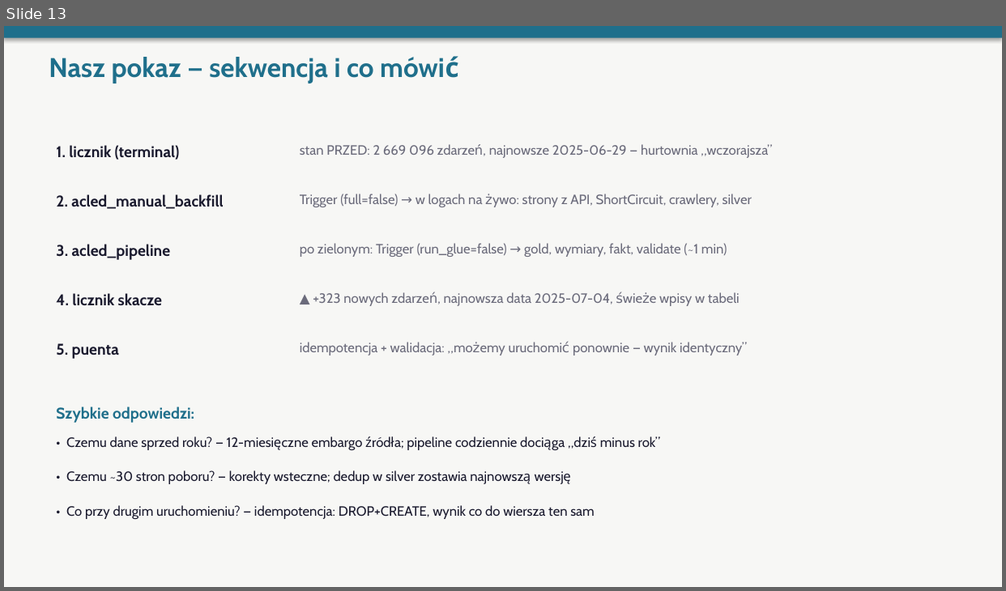
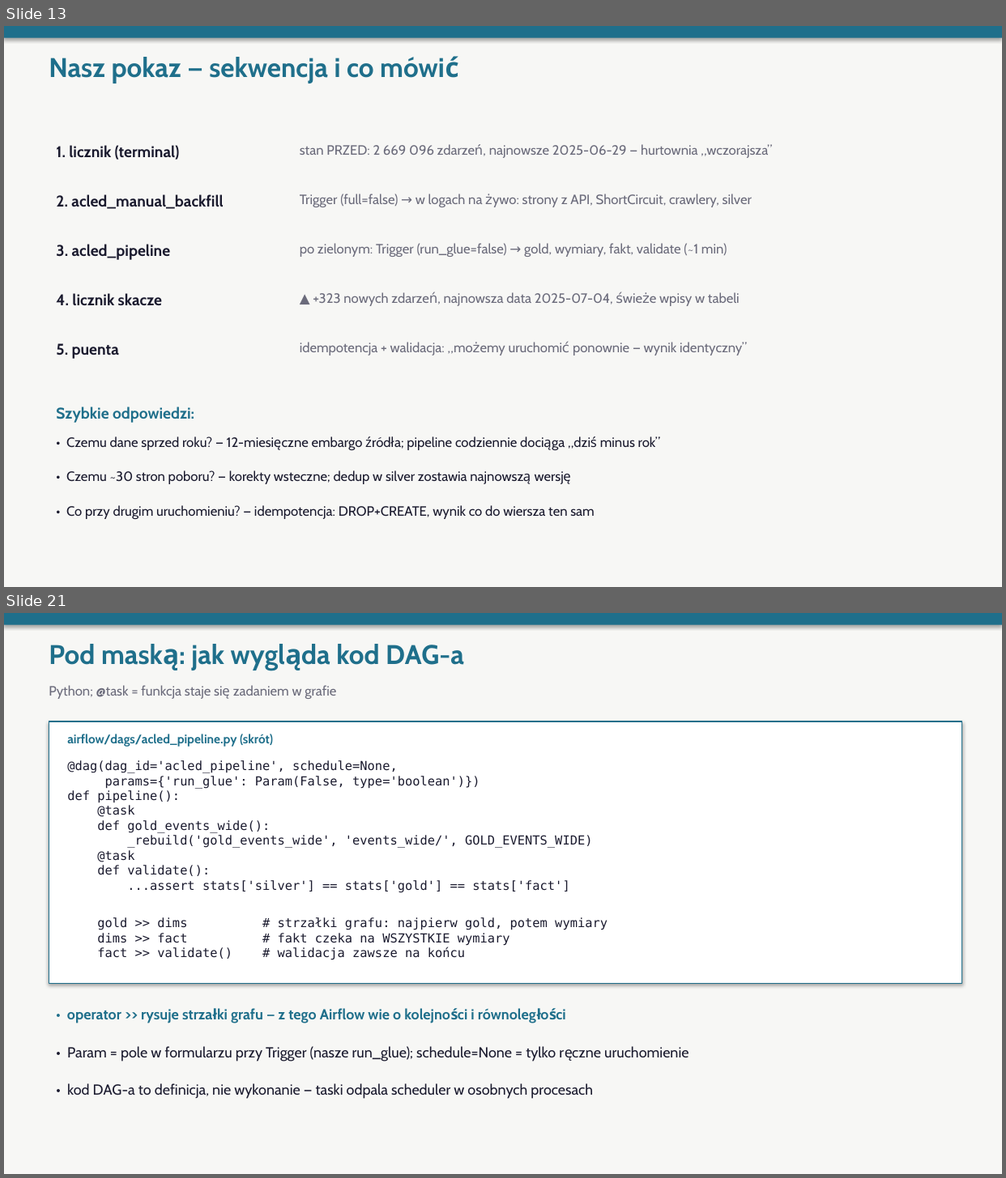
Before and after one commit to oskarfightingthekube/acled-etl-dashboard, a slide deck: docs/prezentacja_etl.pptx. Shown one above the other, each under a label of ours: slide 13 before the commit, slides 13 and 21 after it; the slides between them are not shown. The pictures are 1006x591 and 1006x1178 pixels, drawn with LibreOffice and Linux fonts; fonts in the diff are those of the drawing. Boxes give left, top, right and bottom in pixels: in the first picture for what was removed or moved away, otherwise in the second. Text is boxed around its words. In the diff, an @@ line names an element or a change of style, - is before the commit and + after.

```diff
--- a/docs/prezentacja_etl.pptx
+++ b/docs/prezentacja_etl.pptx
@@ slide 21 added at (x1=4, y1=613, x2=1002, y2=1174), background #F7F7F5 @@
@@ rectangle added at (x1=4, y1=613, x2=1002, y2=625), fill #1F6F8B @@
@@ text added at (x1=49, y1=644, x2=464, y2=671), 26 pt, text #1F6F8B, bold @@
+Pod maską: jak wygląda kod DAG-a
@@ text added at (x1=49, y1=685, x2=336, y2=699), 13 pt, text #6B6B7B @@
+Python; @task = funkcja staje się zadaniem w grafie
@@ rectangle added at (x1=49, y1=722, x2=962, y2=983), fill #FFFFFF, outline #1F6F8B 1 pt @@
@@ text added at (x1=67, y1=734, x2=273, y2=747), 12 pt, text #1F6F8B, bold @@
+airflow/dags/acled_pipeline.py (skrót)
@@ text added at (x1=67, y1=760, x2=607, y2=960), 12 pt, text #1A1A2E @@
+@dag(dag_id='acled_pipeline', schedule=None,
+params={'run_glue': Param(False, type='boolean')})
+def pipeline():
+@task
+def gold_events_wide():
+_rebuild('gold_events_wide', 'events_wide/', GOLD_EVENTS_WIDE)
+@task
+def validate():
+...assert stats['silver'] == stats['gold'] == stats['fact']
+gold >> dims # strzałki grafu: najpierw gold, potem wymiary
+dims >> fact # fakt czeka na WSZYSTKIE wymiary
+fact >> validate() # walidacja zawsze na końcu
@@ text added at (x1=67, y1=1008, x2=474, y2=1024), 14 pt, text #1F6F8B, bold @@
+• operator >> rysuje strzałki grafu — z tego Airflow wie o kolejności i równoległości
@@ text added at (x1=67, y1=1046, x2=688, y2=1062), 14 pt, text #1A1A2E @@
+• Param = pole w formularzu przy Trigger (nasze run_glue); schedule=None = tylko ręczne uruchomienie
@@ text added at (x1=67, y1=1084, x2=593, y2=1099), 14 pt, text #1A1A2E @@
+• kod DAG-a to definicja, nie wykonanie — taski odpala scheduler w osobnych procesach
```
Also in this commit, not shown: 7 other slides added.
